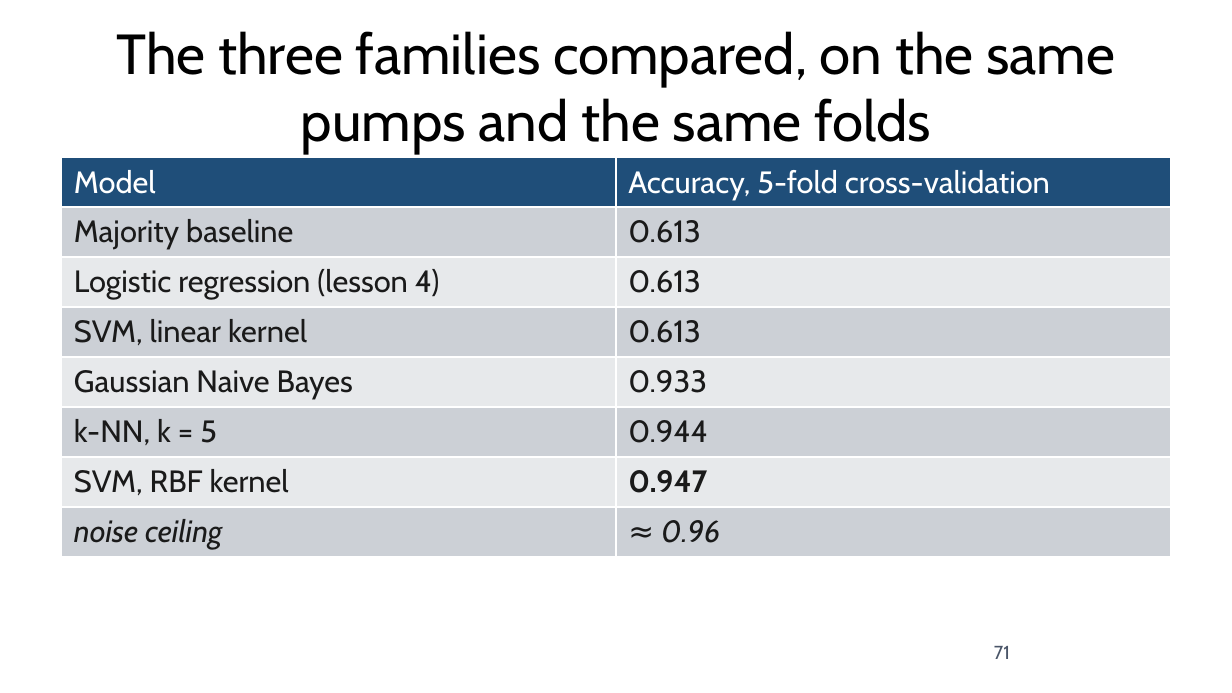
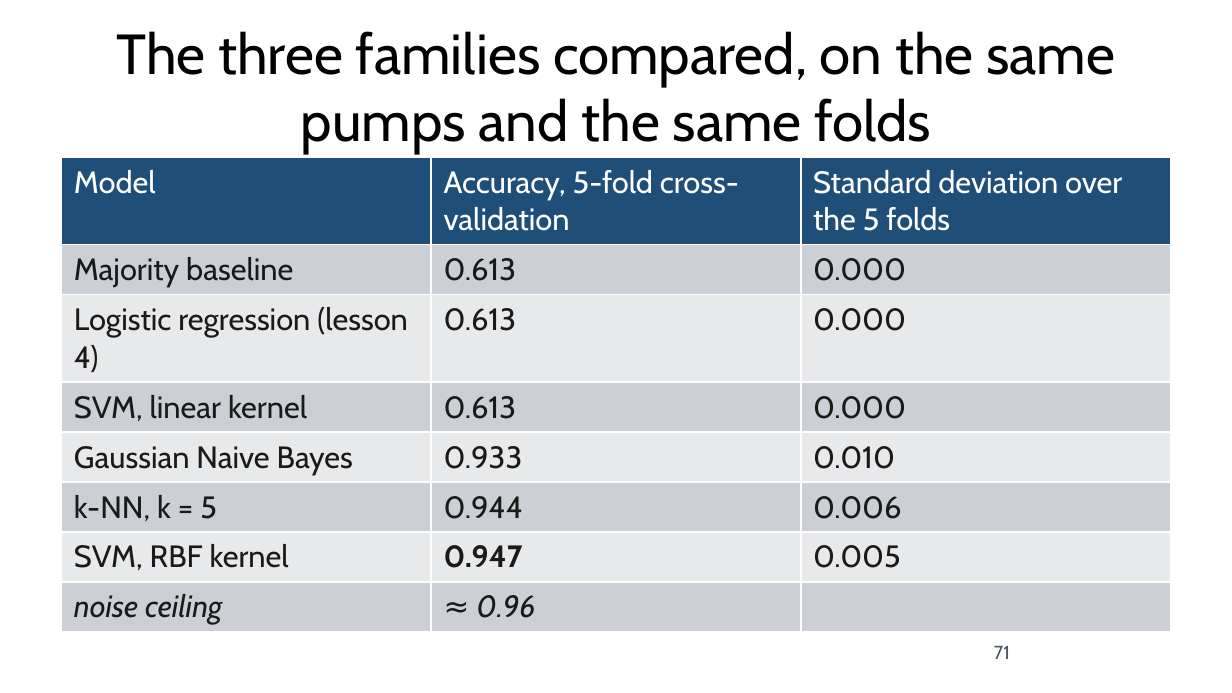
Before and after one commit to fabioantonini/technologies-for-artificial-intelligence, a slide deck: slide 71 of Lessons/06_knn_naive_bayes_svm/Slides/knn_naive_bayes_svm_slides.pptx. Drawn at 1232x693 pixels with LibreOffice and Linux fonts; fonts in the diff are those of the drawing; background and template pictures are left out. Boxes give left, top, right and bottom in pixels: in the first picture for what was removed or moved away, otherwise in the second. Text is boxed around its words. In the diff, an @@ line names an element or a change of style, - is before the commit and + after.

```diff
--- a/Lessons/06_knn_naive_bayes_svm/Slides/knn_naive_bayes_svm_slides.pptx
+++ b/Lessons/06_knn_naive_bayes_svm/Slides/knn_naive_bayes_svm_slides.pptx
@@ table at [62, 158, 1170, 628] @@
+column 3: Standard deviation over the 5 folds | 0.000 | 0.000 | 0.000 | 0.010 | 0.006 | 0.005 | 
```
Also in this commit, not shown: 2 other slides changed, 6 other files.
